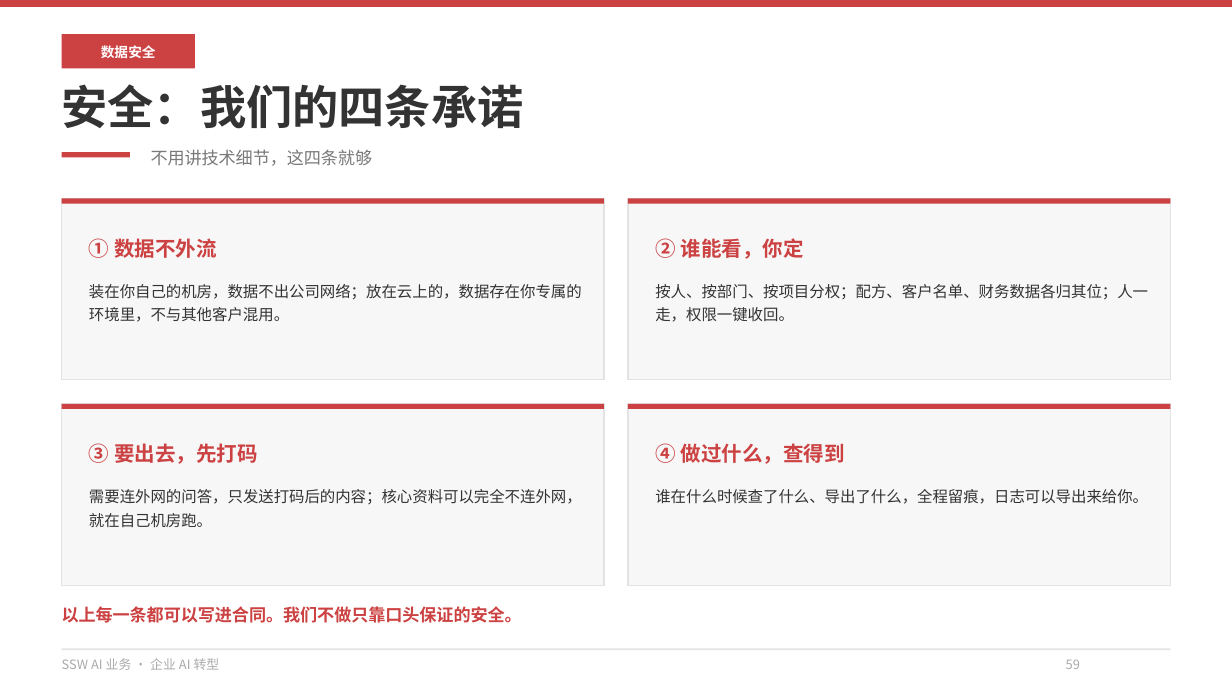
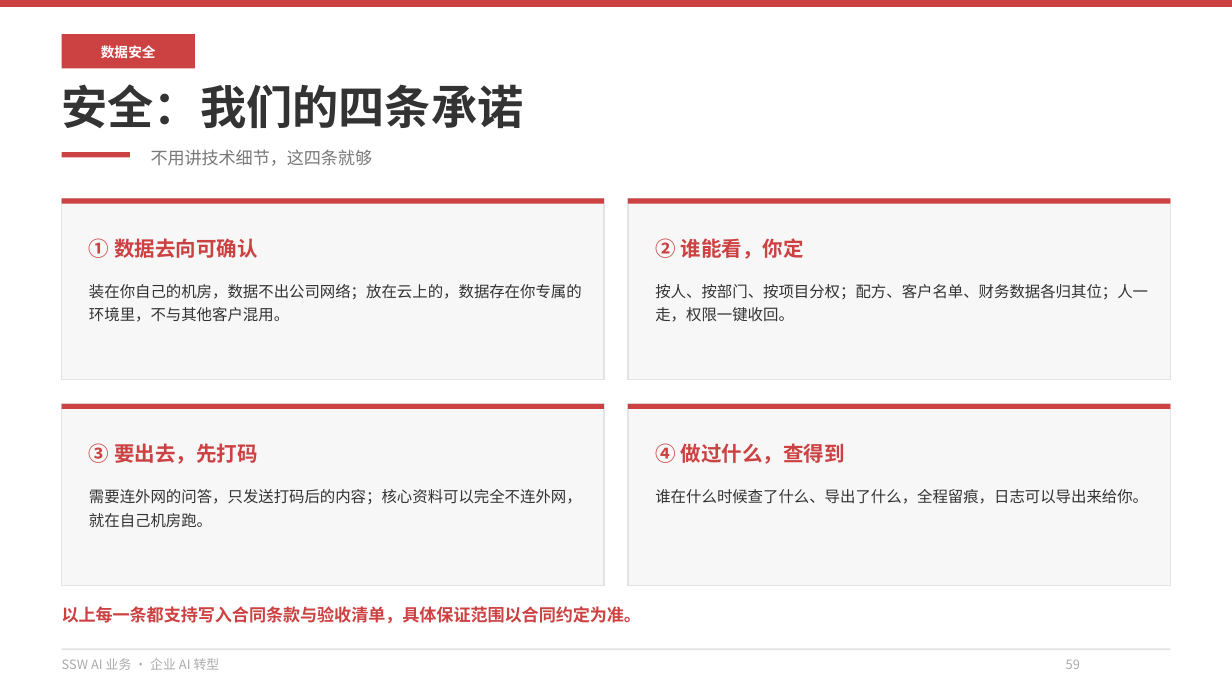
Before and after one commit to hveraus/ssw-business, a slide deck: slide 59 of SSW AI 业务_v2/SSW AI 业务_v3.pptx. Drawn at 1232x693 pixels with LibreOffice and Linux fonts; fonts in the diff are those of the drawing. Boxes give left, top, right and bottom in pixels: in the first picture for what was removed or moved away, otherwise in the second. Text is boxed around its words. In the diff, an @@ line names an element or a change of style, - is before the commit and + after.

Commit message:
第一步：统一收费与安全口径
- P40：去掉代采/代管代付/垫资口径，改为费用直结 + 按驻场人天协助
- P41：带宽费改为付给线路服务商（第三方直付）
- P09：「代采主流模型」改为「模型选型与采购协助」
- P33/P56：删除「标准功能不重复收取软件授权费」，统一为按驻场人天计费
- P59：「都可以写进合同」收敛为「支持写入合同条款与验收清单，以合同约定为准」；「数据不外流」改为「数据去向可确认」
- P47–P49：落地支持加资格边界（不提供绕过地区限制的方案）
- P12：加一期口径桥接注（不等同 P54 完整路径）
- P54：周期注释同步（单场景 2–4 个月 / 供应链约半年 / 完整路径 5–9 个月）

```diff
--- a/SSW AI 业务_v2/SSW AI 业务_v3.pptx
+++ b/SSW AI 业务_v2/SSW AI 业务_v3.pptx
@@ text at (89, 238, 258, 258): text changed @@
-① 数据不外流
+① 数据去向可确认
@@ text at (62, 606, 642, 623): text changed @@
-以上每一条都可以写进合同。我们不做只靠口头保证的安全。
+以上每一条都支持写入合同条款与验收清单，具体保证范围以合同约定为准。
```
Also in this commit, not shown: 10 other slides changed, 1 other file.
